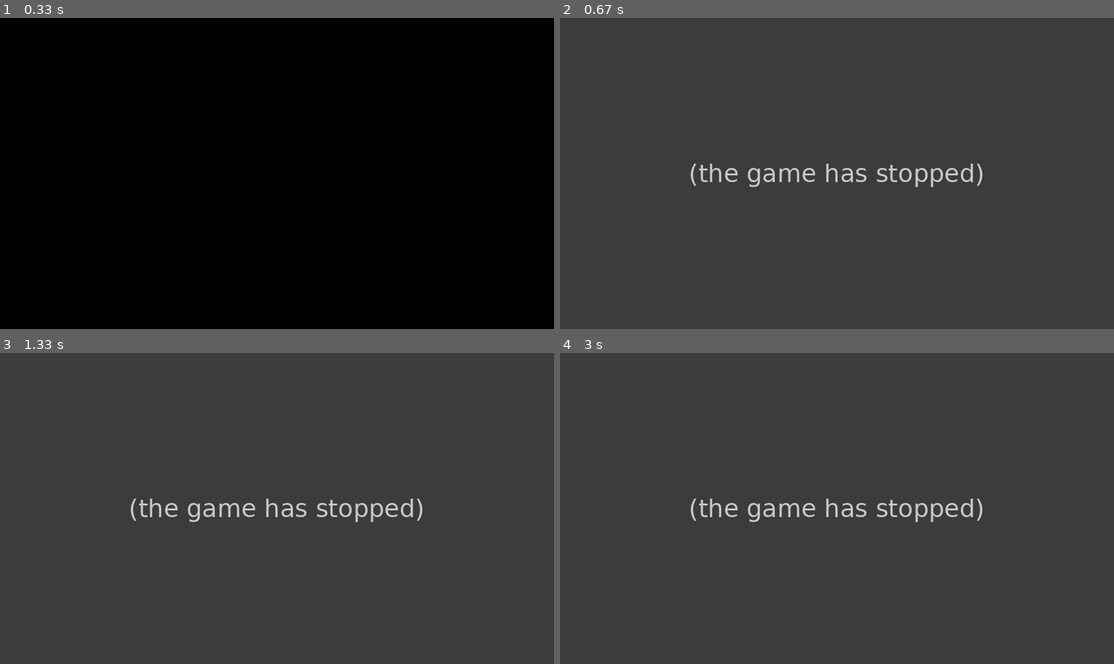
Above: before the commit, frames 1-4 (two rows, left to right).
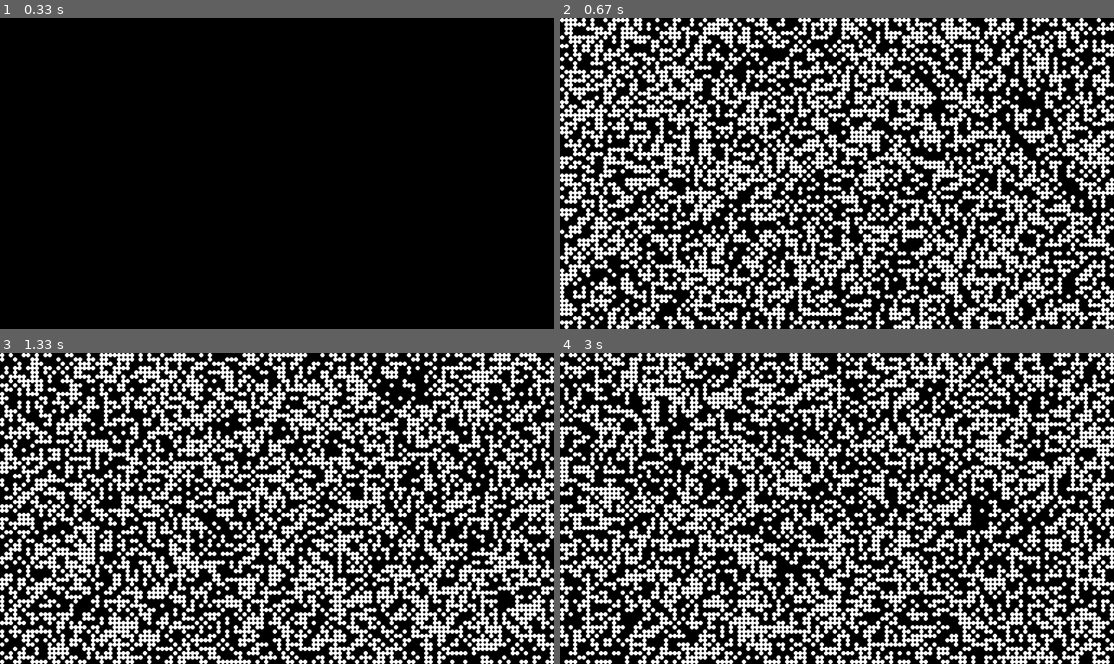
Above: after the commit, the same moments.

Repository: OB97/Pygame_Automata
Game: pygame game, started from Conway/ConwayGoL.py
The game is run twice, just before and just after one commit, with the same random seed, the same clock (stepped at 60 frames per second) and the same inputs.
Inputs:
- Up to frame 1 (0.33 s): no input
- Up to frame 2 (0.67 s): tap S at 0.33 s
- Up to frame 3 (1.33 s): no input
- Up to frame 4 (3 s): no input

Frame 1 is identical in both runs. In frame 2, 96% of the frame differs, in the area x 0-100%, y 0-100%; in frame 3, 96%; in frame 4, 96%.
Before the commit the program exited at 0.55 s; later frames show no game.

Commit message:
Updated with ChatGPT

Diff:
--- a/Conway/ConwayGoL.py
+++ b/Conway/ConwayGoL.py
@@ -7,11 +7,9 @@
 # Main Function
 def run(game):
     pygame.init()
-    pygame.display.set_caption("Game of Life - Created by ")
     pygame.display.flip()
-    x = 0
 
-    while x < 5:
+    while True:
         if game.game_over:
             return
 
@@ -24,9 +22,9 @@
         game.update_grid()
         print("M-Draw Grid: ")
         game.draw_grid()
+        game.active_grid, game.backup_grid = game.backup_grid, game.active_grid
         print("M-Tick: ")
-        game.FPSCLOCK.tick(20)
-        x += 1
+        game.FPSCLOCK.tick(10)
 
 
 if __name__ == '__main__':
--- a/Objects/Automaton.py
+++ b/Objects/Automaton.py
@@ -1,10 +1,10 @@
-import numpy as np
+import random
 
 
 class Automaton(object):
 
     def __init__(self):
-        self.status = 0
+        self.status = self.genStatus()
 
     def __repr__(self):
         return "Automaton Object - Value: " + str(self.getStatus())
@@ -12,8 +12,31 @@
     def getStatus(self):
         return self.status
 
+    @staticmethod
+    def genStatus():
+        return random.randint(0, 1)
+
     def switchStatus(self):
         if self.status == 0:
             self.status = 1
         else:
             self.status = 0
+
+    @staticmethod
+    def getNeighbours(grid, row, col):
+        count = 0
+        n1 = grid[row + 1][col]
+        n2 = grid[row - 1][col]
+        n3 = grid[row][col + 1]
+        n4 = grid[row][col - 1]
+
+        if n1.getStatus() == 1:
+            count += 1
+        if n2.getStatus() == 1:
+            count += 1
+        if n3.getStatus() == 1:
+            count += 1
+        if n4.getStatus() == 1:
+            count += 1
+
+        return count
--- a/Objects/GameBoard.py
+++ b/Objects/GameBoard.py
@@ -1,6 +1,4 @@
-import numpy as np
 import pygame
-import random
 import sys
 from Objects import Automaton
 
@@ -12,6 +10,7 @@
     # initialize board
     def __init__(self):
 
+        pygame.display.set_caption("Game of Life - Created by Alex")
         self.cell_dead_colour = 0, 0, 0
         self.cell_alive_colour = 255, 255, 255
         self.grid_size = width, height = 1280, 720
@@ -25,7 +24,7 @@
         self.num_rows = int(height / self.cell_size)
 
         self.active_grid = []
-        self.temp_grid = []
+        self.backup_grid = []
         self.init_grids()
 
         self.paused = True
@@ -34,8 +33,8 @@
     # Initialize Grid
     # used during gameboard init
     def init_grids(self):
-        self.active_grid = [[Automaton.Automaton()] * self.num_cols] * self.num_rows
-        self.temp_grid = [[Automaton.Automaton()] * self.num_cols] * self.num_rows
+        self.active_grid = [[Automaton.Automaton() for _ in range(self.num_cols)] for _ in range(self.num_rows)]
+        self.backup_grid = [[Automaton.Automaton() for _ in range(self.num_cols)] for _ in range(self.num_rows)]
 
     # GAME ACTIONS #
 
@@ -57,19 +56,20 @@
     # Update Cells
     # used in main loop, iterate over grid and perform operations on objs contained in cells
     def update_grid(self):
-        print("old: ", self.active_grid[0][0:5])
+        temp_grid = [[Automaton.Automaton() for _ in range(self.num_cols)] for _ in range(self.num_rows)]
+
         for row in range(self.num_rows - 1):
             for col in range(self.num_cols - 1):
-                # TESTING
-                if col % 2 == 0:
-                    continue
+                obj = self.backup_grid[row][col]
+                n = obj.getNeighbours(self.backup_grid, row, col)
+                if obj.getStatus() == 1:
+                    if n == 2 or n == 3:
+                        temp_grid[row][col].switchStatus()
+                else:
+                    if n == 2:
+                        temp_grid[row][col].switchStatus()
 
-                obj = self.temp_grid[row][col]
-                obj.switchStatus()
-                print("obj switched at: ", row, col)
-
-        self.active_grid = self.temp_grid
-        print("new: ", self.active_grid[0][0:5])
+        self.backup_grid = temp_grid
 
     # Handle Events
     # used in main loop, check for event before performing operations on cells
